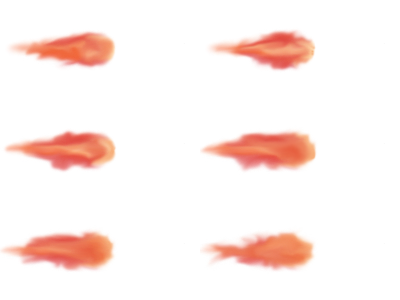
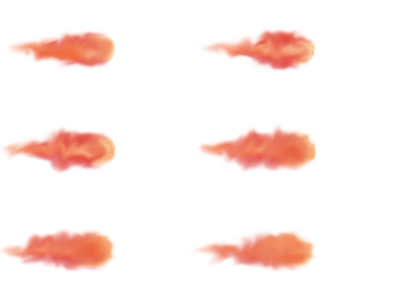
Revision of a layered 400 × 300 image; what changed, layer by layer:
painted on "Frame 1" over [0, 28, 292, 269]
removed layer "Frame 2" over [205, 28, 286, 65]
removed layer "Frame 3" over [0, 127, 87, 174]
removed layer "Frame 4" over [200, 125, 291, 172]
removed layer "Frame 5" over [3, 227, 96, 269]
removed layer "Frame 6" over [200, 230, 292, 268]
